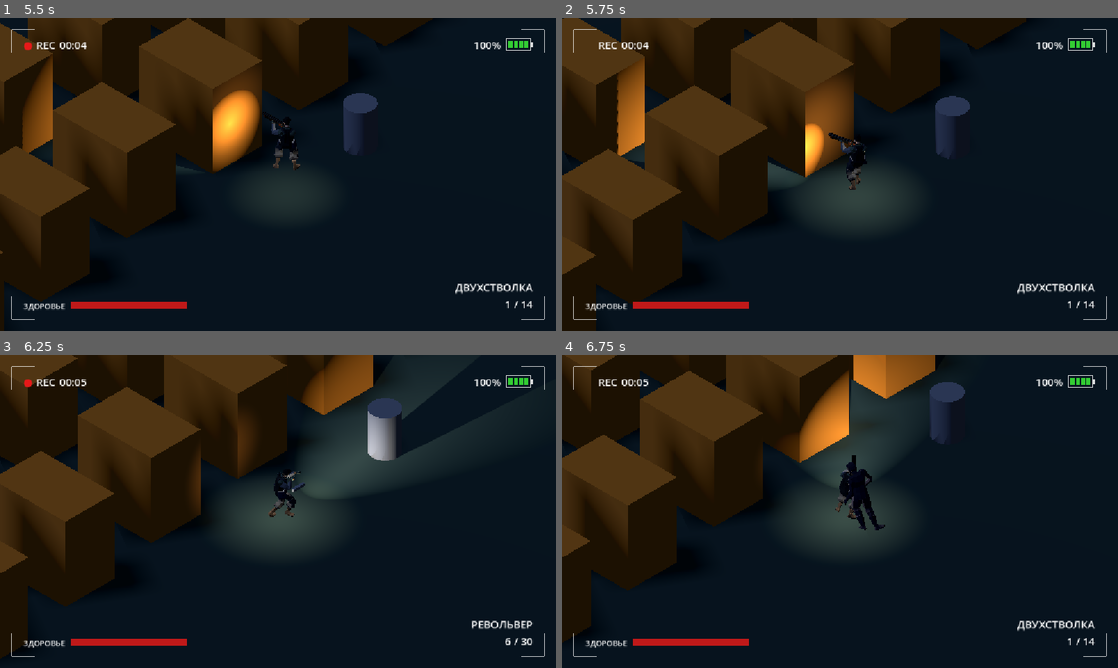
Above: before the commit, frames 1-4 (two rows, left to right).
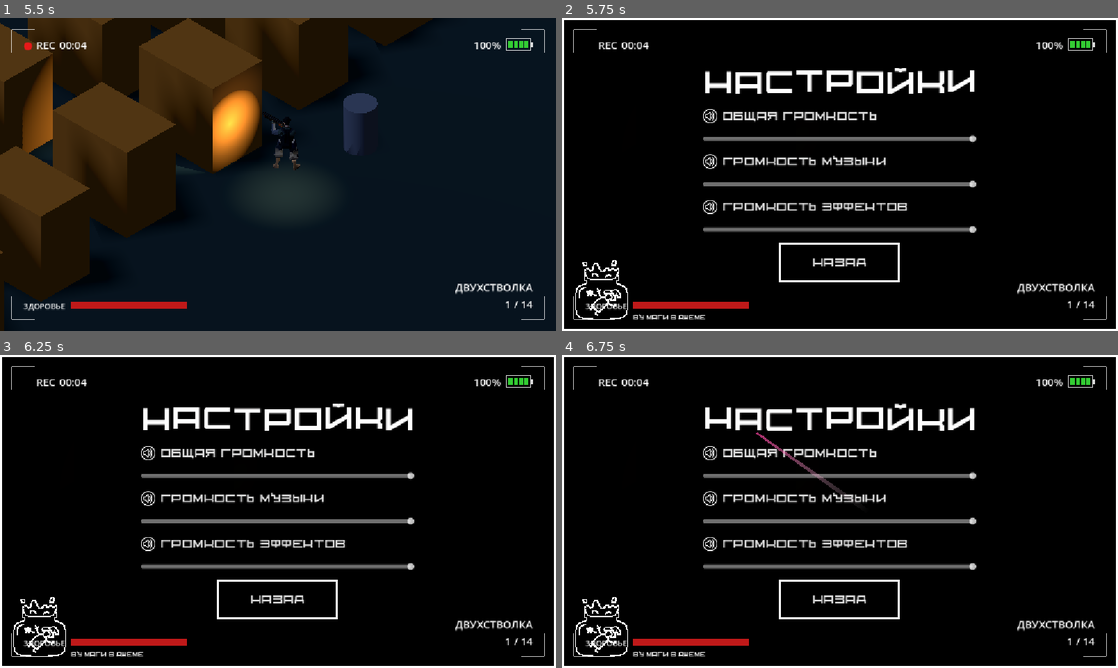
Above: after the commit, the same moments.

Repository: AnckerStudios/the-camera-game
Game: Godot game, scene res://ui/menu/menu.tscn
The game is run twice, just before and just after one commit, with the same random seed, the same clock (stepped at 60 frames per second) and the same inputs.
Inputs (mouse positions are in pixels of both pictures, inside the frame that each line leads up to):
- Up to frame 1 (5.5 s): click "Играть" at 0.5 s; move the mouse to (400, 158) at 1.27 s; press the mouse at (400, 158) at 1.28 s; hold D (move_right) 1.28-2.03 s; tap Space (jump) at 1.52, 2.27, 3.77, 4.52, 5.27 s; tap E (interaction) at 1.55, 2.1, 3.05, 4.55, 5.1 s; move the mouse to (166, 190) at 2.02 s; release the mouse at (166, 190) at 2.03 s; hold S (move_backward) 2.03-2.78 s; click (166, 190) at 2.3 s; move the mouse to (333, 105) at 2.77 s; hold D (move_right) 2.78-3.53 s; hold Right mouse button (alt_fire) 2.78-3.53 s; move the mouse to (250, 237) at 3.52 s; hold W (move_forward) 3.53-4.28 s; tap Shift (dash) at 3.6 s; click (250, 237) at 3.8 s; move the mouse to (444, 221) at 4.27 s; press the mouse at (444, 221) at 4.28 s; hold A (move_left) from 4.28 s (still down); tap R (reload) at 4.9 s; move the mouse to (111, 127) at 5.02 s; release the mouse at (111, 127) at 5.03 s; click (111, 127) at 5.3 s
- Up to frame 2 (5.75 s): keep holding A (move_left); tap Escape (optional, bound only after the commit) at 5.65 s
- Up to frame 3 (6.25 s): move the mouse to (305, 511) at 5.77 s; release A (move_left) at 5.78 s; hold S (move_backward) from 5.78 s (still down); hold Q (weapon_next) from 5.78 s (still down); tap E (interaction) at 6.05 s
- Up to frame 4 (6.75 s): move the mouse to (756, 433) at 6.52 s; release S (move_backward) at 6.53 s; release Q (weapon_next) at 6.53 s; hold D (move_right) from 6.53 s (still down); tap Mouse wheel up (weapon_prev) at 6.6 s

Frame 1 is identical in both runs. In frame 2, 95% of the frame differs, in the area x 0-100%, y 0-100%; in frame 3, 96%; in frame 4, 96%.

Commit message:
add sound

Diff:
--- a/gamelogic/input/player_input.gd
+++ b/gamelogic/input/player_input.gd
@@ -65,6 +65,12 @@
 	if Input.is_action_just_pressed(&"dash"):
 		dash.emit()
 
+	if Input.is_action_just_pressed(&"optional"):
+		var scene_setting = preload("res://ui/options/options.tscn")
+		var scene =  scene_setting.instantiate()
+		add_child(scene)
+		get_tree().paused = true
+
 
 
 ## Возвращает текущее направление ввода.
--- a/gamelogic/weapon/firearm.gd
+++ b/gamelogic/weapon/firearm.gd
@@ -52,6 +52,7 @@
 
 @onready var _muzzle: Node3D = $Muzzle
 @onready var _flash_light: Light3D = get_node_or_null("Muzzle/Flash")
+@onready var shoot_sound: AudioStreamPlayer3D = $ShootSound
 
 
 func _ready() -> void:
@@ -121,6 +122,7 @@
 	_flash()
 	fired.emit(rounds)
 	ammo_changed.emit(loaded, capacity, reserve_ammo)
+	shoot_sound.play()
 	return true
 
 
--- a/gamelogic/weapon/weapon_double_shotgun.tscn
+++ b/gamelogic/weapon/weapon_double_shotgun.tscn
@@ -1,11 +1,11 @@
 [gd_scene format=3 uid="uid://cf044qdp2v615"]
 
-[ext_resource type="Script" path="res://gamelogic/weapon/firearm.gd" id="1_firearm"]
+[ext_resource type="Script" uid="uid://b8cch1ux05ajn" path="res://gamelogic/weapon/firearm.gd" id="1_firearm"]
 [ext_resource type="PackedScene" uid="uid://do5npr5ry1lsy" path="res://resources/model/weapons/kal_shootgun.glb" id="2_model"]
+[ext_resource type="AudioStream" uid="uid://bsv1wusib4t65" path="res://resources/music/gun.mp3" id="3_dvrv3"]
 
 [node name="WeaponDoubleShotgun" type="Node3D" unique_id=360883226]
 script = ExtResource("1_firearm")
-display_name = "ДВУХСТВОЛКА"
 damage = 12.0
 pellets = 8
 spread_degrees = 20.0
@@ -15,14 +15,19 @@
 capacity = 2
 reserve_ammo = 16
 reload_time = 1.6
+display_name = "ДВУХСТВОЛКА"
 
-[node name="Model" parent="." instance=ExtResource("2_model")]
+[node name="Model" parent="." unique_id=1537325724 instance=ExtResource("2_model")]
 transform = Transform3D(0.25, 0, 0, 0, 0.25, 0, 0, 0, 0.25, -0.51, -0.56, -0.3)
 
-[node name="Muzzle" type="Marker3D" parent="."]
+[node name="Muzzle" type="Marker3D" parent="." unique_id=1561908161]
 transform = Transform3D(1, 0, 0, 0, 1, 0, 0, 0, 1, -0.22, 0.32, -0.95)
 
-[node name="Flash" type="OmniLight3D" parent="Muzzle"]
+[node name="Flash" type="OmniLight3D" parent="Muzzle" unique_id=1132389526]
 light_color = Color(1, 0.8, 0.5, 1)
 light_energy = 4.0
 omni_range = 6.0
+
+[node name="ShootSound" type="AudioStreamPlayer3D" parent="." unique_id=286487550]
+stream = ExtResource("3_dvrv3")
+bus = &"SFX"
--- a/gamelogic/weapon/weapon_revolver.tscn
+++ b/gamelogic/weapon/weapon_revolver.tscn
@@ -1,30 +1,32 @@
-[gd_scene format=3]
+[gd_scene format=3 uid="uid://bqyto6jdxwvfl"]
 
-[ext_resource type="Script" path="res://gamelogic/weapon/firearm.gd" id="1_firearm"]
+[ext_resource type="Script" uid="uid://b8cch1ux05ajn" path="res://gamelogic/weapon/firearm.gd" id="1_firearm"]
+[ext_resource type="AudioStream" uid="uid://bsv1wusib4t65" path="res://resources/music/gun.mp3" id="2_xyevx"]
 
 [sub_resource type="BoxMesh" id="BoxMesh_barrel"]
 size = Vector3(0.08, 0.1, 0.45)
 
-[node name="WeaponRevolver" type="Node3D"]
+[node name="WeaponRevolver" type="Node3D" unique_id=1658524879]
 script = ExtResource("1_firearm")
-display_name = "РЕВОЛЬВЕР"
 damage = 35.0
 spread_degrees = 2.0
-max_range = 30.0
 fire_interval = 0.35
-capacity = 6
 reserve_ammo = 30
 reload_time = 0.45
 reload_per_round = true
+display_name = "РЕВОЛЬВЕР"
 
-[node name="Model" type="MeshInstance3D" parent="."]
+[node name="Model" type="MeshInstance3D" parent="." unique_id=958365419]
 transform = Transform3D(1, 0, 0, 0, 1, 0, 0, 0, 1, 0, 0, -0.22)
 mesh = SubResource("BoxMesh_barrel")
 
-[node name="Muzzle" type="Marker3D" parent="."]
+[node name="Muzzle" type="Marker3D" parent="." unique_id=2144668630]
 transform = Transform3D(1, 0, 0, 0, 1, 0, 0, 0, 1, 0, 0, -0.5)
 
-[node name="Flash" type="OmniLight3D" parent="Muzzle"]
+[node name="Flash" type="OmniLight3D" parent="Muzzle" unique_id=422735216]
 light_color = Color(1, 0.8, 0.5, 1)
 light_energy = 3.0
-omni_range = 5.0
+
+[node name="ShootSound" type="AudioStreamPlayer3D" parent="." unique_id=902234618]
+stream = ExtResource("2_xyevx")
+bus = &"SFX"
--- a/project.godot
+++ b/project.godot
@@ -42,11 +42,6 @@
 
 [input]
 
-interaction={
-"deadzone": 0.2,
-"events": [Object(InputEventKey,"resource_local_to_scene":false,"resource_name":"","device":16,"window_id":0,"alt_pressed":false,"shift_pressed":false,"ctrl_pressed":false,"meta_pressed":false,"pressed":false,"keycode":0,"physical_keycode":69,"key_label":0,"unicode":0,"location":0,"echo":false,"script":null)
-]
-}
 camera_flash={
 "deadzone": 0.2,
 "events": [Object(InputEventKey,"resource_local_to_scene":false,"resource_name":"","device":-1,"window_id":0,"alt_press …(190 unchanged characters)…
@@ -112,6 +107,16 @@
 "events": [Object(InputEventKey,"resource_local_to_scene":false,"resource_name":"","device":16,"window_id":0,"alt_press …(195 unchanged characters)…
 ]
 }
+interaction={
+"deadzone": 0.2,
+"events": [Object(InputEventKey,"resource_local_to_scene":false,"resource_name":"","device":16,"window_id":0,"alt_pressed":false,"shift_pressed":false,"ctrl_pressed":false,"meta_pressed":false,"pressed":false,"keycode":0,"physical_keycode":69,"key_label":0,"unicode":0,"location":0,"echo":false,"script":null)
+]
+}
+optional={
+"deadzone": 0.2,
+"events": [Object(InputEventKey,"resource_local_to_scene":false,"resource_name":"","device":16,"window_id":0,"alt_pressed":false,"shift_pressed":false,"ctrl_pressed":false,"meta_pressed":false,"pressed":false,"keycode":0,"physical_keycode":4194305,"key_label":0,"unicode":0,"location":0,"echo":false,"script":null)
+]
+}
 
 [physics]
 
--- a/scene/artem/misha_v2_doma.tscn
+++ b/scene/artem/misha_v2_doma.tscn
@@ -6,6 +6,8 @@
 [ext_resource type="PackedScene" uid="uid://chrnas5w2mwst" path="res://ui/hud/hud.tscn" id="4_s1bv7"]
 [ext_resource type="Script" uid="uid://cmkrno3x3fyie" path="res://gamelogic/weapon/damage_dummy.gd" id="5_5egmh"]
 [ext_resource type="PackedScene" uid="uid://cjuq8g0mbb8h8" path="res://gamelogic/monster/ghoul/ghoul.tscn" id="6_4ackd"]
+[ext_resource type="AudioStream" uid="uid://dwq3cjmfwggkk" path="res://resources/music/play_background.mp3" id="7_7fbaa"]
+
 [sub_resource type="Environment" id="Environment"]
 background_mode = 1
 background_color = Color(0.011362166, 0.014203824, 0.022729527, 1)
@@ -300,3 +302,10 @@
 
 [node name="Ghoul" parent="." unique_id=13065505 instance=ExtResource("6_4ackd")]
 transform = Transform3D(1, 0, 0, 0, 1, 0, 0, 0, 1, 8.731076, 0.8862281, 6.9136066)
+
+[node name="BackgroundSound" type="AudioStreamPlayer3D" parent="." unique_id=823982806]
+process_mode = 3
+stream = ExtResource("7_7fbaa")
+volume_db = -20.0
+autoplay = true
+bus = &"Music"
--- a/ui/options/options.tscn
+++ b/ui/options/options.tscn
@@ -21,6 +21,7 @@
 colors = PackedColorArray(1, 1, 1, 0, 1, 0.2627451, 0.63529414, 0.69803923)
 
 [node name="Options" type="Control" unique_id=575043248]
+process_mode = 3
 layout_mode = 3
 anchors_preset = 15
 anchor_right = 1.0
Not shown, added: resources/music/gun.mp3.import
Not shown, added: resources/music/gun_ghost.mp3.import
Not shown, added: resources/music/play_background.mp3.import
Not shown, added: resources/music/gun.mp3
Not shown, added: resources/music/gun_ghost.mp3
Not shown, added: resources/music/play_background.mp3
